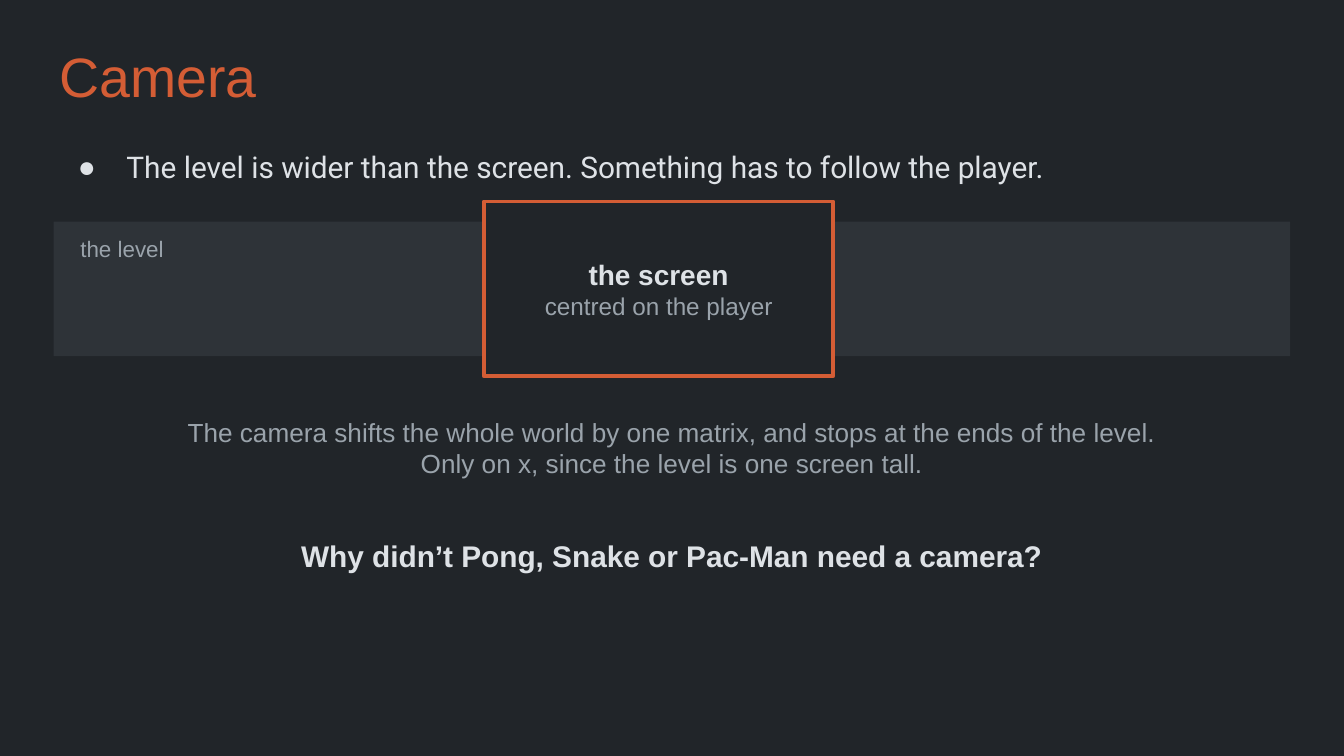
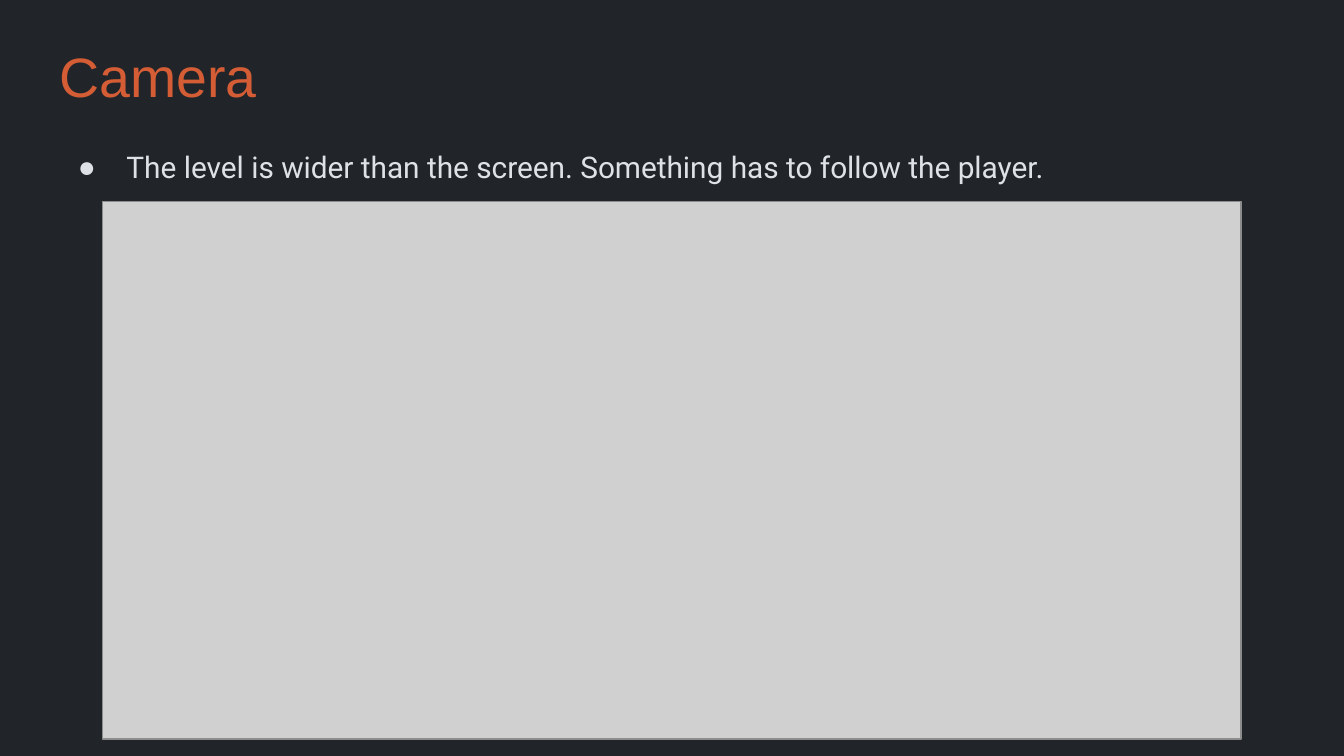
Before and after one commit to Metamate/gar, a slide deck: slide 35 of slides/06 Super Mario Bros.pptx (slide 33 before the commit). Drawn at 1344x756 pixels with LibreOffice and Linux fonts; fonts in the diff are those of the drawing; grey boxes stand for pictures. Boxes give left, top, right and bottom in pixels: in the first picture for what was removed or moved away, otherwise in the second. Text is boxed around its words. In the diff, an @@ line names an element or a change of style, - is before the commit and + after.

```diff
--- a/slides/06 Super Mario Bros.pptx
+++ b/slides/06 Super Mario Bros.pptx
@@ picture added at (x1=102, y1=202, x2=1241, y2=739) @@
@@ rectangle removed at (x1=484, y1=202, x2=833, y2=376) @@
-the screen
-centred on the player
@@ rectangle removed at (x1=54, y1=222, x2=1290, y2=356) @@
@@ text removed at (x1=80, y1=241, x2=164, y2=257) @@
-the level
@@ text removed at (x1=188, y1=423, x2=1155, y2=479) @@
-The camera shifts the whole world by one matrix, and stops at the ends of the level.
-Only on x, since the level is one screen tall.
@@ text removed at (x1=301, y1=545, x2=1042, y2=572) @@
-Why didn’t Pong, Snake or Pac-Man need a camera?
```
Also in this commit, not shown: 2 other slides changed, 2 slides added, 11 other files.
